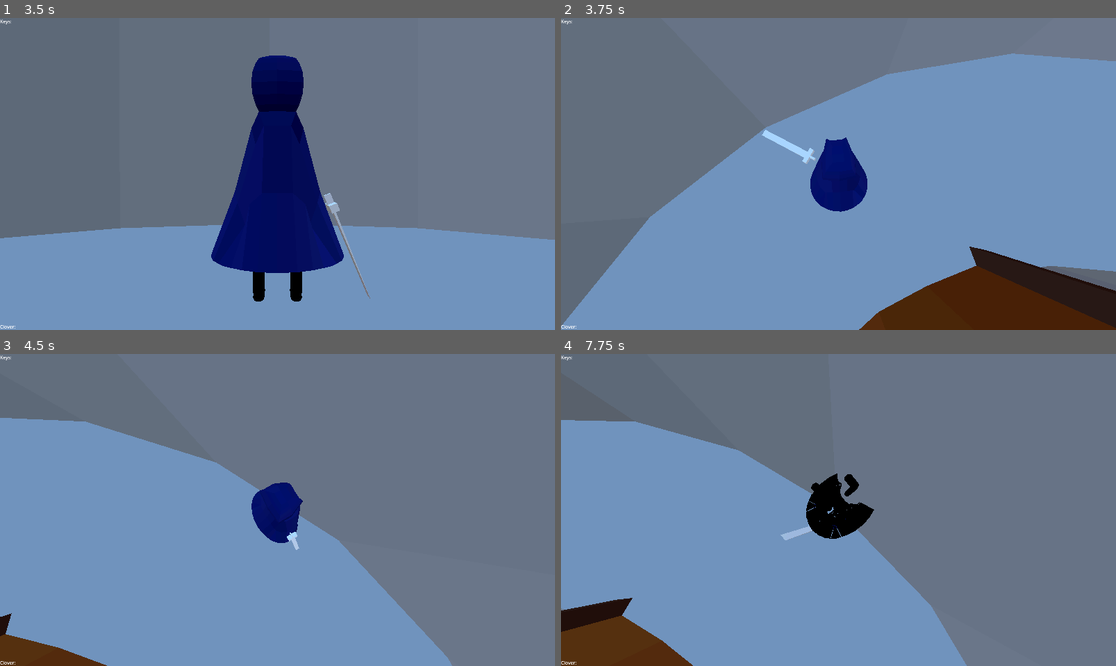
Above: before the commit, frames 1-4 (two rows, left to right).
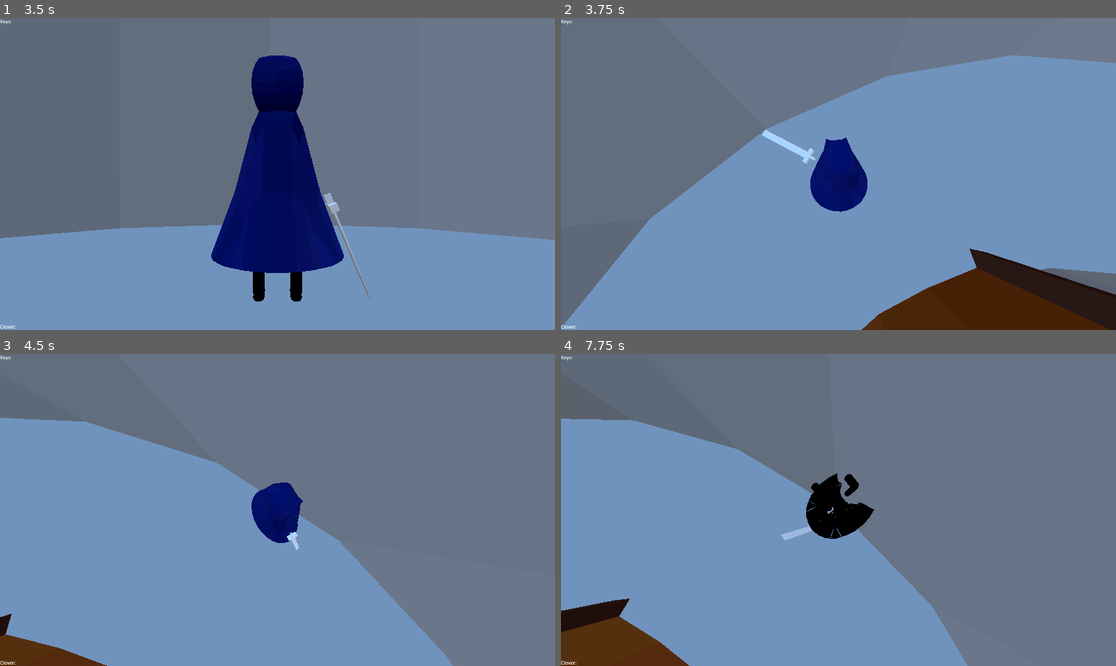
Above: after the commit, the same moments.

Repository: ruapotato/Gravitationally-Challenged
Game: Godot game, scene res://2d_interfaces/Title.tscn
The game is run twice, just before and just after one commit, with the same random seed, the same clock (stepped at 60 frames per second) and the same inputs.
Inputs (mouse positions are in pixels of both pictures, inside the frame that each line leads up to):
- Up to frame 1 (3.5 s): click "Play" at 0.5 s; click "Back" at 1.25 s; click "Play" at 2 s; click "Save 1" at 2.75 s
- Up to frame 2 (3.75 s): tap Enter at 3.5 s; move the mouse to (866, 174) at 3.52 s; press the mouse at (866, 174) at 3.53 s; hold W (up) from 3.53 s (still down)
- Up to frame 3 (4.5 s): keep holding W (up); move the mouse to (249, 510) at 4.27 s; release the mouse at (249, 510) at 4.28 s; tap Mouse wheel up (zoom_in) at 4.35 s
- Up to frame 4 (7.75 s): keep holding W (up); tap Space (reverse) at 5 s; move the mouse to (849, 503) at 5.02 s; hold Mouse wheel down (zoom_out) 5.03-5.78 s; move the mouse to (832, 516) at 5.77 s; click (832, 516) at 5.85 s; move the mouse to (877, 513) at 6.52 s; hold Mouse wheel up (zoom_in) 6.53-7.28 s; tap Enter at 7.25 s; move the mouse to (794, 506) at 7.27 s; tap Mouse wheel down (zoom_out) at 7.35 s

Frame 1 is identical in both runs. In frame 2, 1.3% of the frame differs, in the area x 0-100%, y 11-100%; in frame 3, less than 0.1%; in frame 4, 0.3%.

Commit message:
Add in clover meshes

Diff:
--- a/entities/player.gd
+++ b/entities/player.gd
@@ -8,7 +8,7 @@
 @onready var sword = $mesh/sword
 
 # Movement constants
-const MOVEMENT_FORCE = 200.0
+const MOVEMENT_FORCE = 222.0
 const MAX_VELOCITY = 3.0
 const MAX_FALL_VELOCITY = 50.0
 const FRICTION_FORCE = 5.0
--- a/level_bits/clover.gd
+++ b/level_bits/clover.gd
@@ -20,6 +20,7 @@
 
 # Called every frame. 'delta' is the elapsed time since the previous frame.
 func _process(delta: float) -> void:
+	rotate_y(delta)
 	if visible:
 		if player in get_overlapping_bodies():
 			level_loader.add_clover()
--- a/level_bits/clover.tscn
+++ b/level_bits/clover.tscn
@@ -1,10 +1,9 @@
 [gd_scene load_steps=4 format=3 uid="uid://l8ok6rrbv6vj"]
 
 [ext_resource type="Script" path="res://level_bits/clover.gd" id="1_ibtpk"]
+[ext_resource type="PackedScene" uid="uid://cgsmwvrwxpho4" path="res://import/clover4.glb" id="2_ufc1t"]
 
 [sub_resource type="SphereShape3D" id="SphereShape3D_nfmmm"]
-
-[sub_resource type="PrismMesh" id="PrismMesh_bohsi"]
 
 [node name="clover" type="Area3D"]
 script = ExtResource("1_ibtpk")
@@ -12,5 +11,5 @@
 [node name="CollisionShape3D" type="CollisionShape3D" parent="."]
 shape = SubResource("SphereShape3D_nfmmm")
 
-[node name="MeshInstance3D" type="MeshInstance3D" parent="."]
-mesh = SubResource("PrismMesh_bohsi")
+[node name="clover4" parent="." instance=ExtResource("2_ufc1t")]
+transform = Transform3D(1.83, 0, 0, 0, -5.31093e-08, -1.83, 0, 1.215, -7.99918e-08, 0, 0, 0)
--- a/level_bits/clover_x5.tscn
+++ b/level_bits/clover_x5.tscn
@@ -1,13 +1,10 @@
-[gd_scene load_steps=4 format=3 uid="uid://bfplgtblp33ft"]
+[gd_scene load_steps=5 format=3 uid="uid://bfplgtblp33ft"]
 
 [ext_resource type="Script" path="res://level_bits/clover_x_5.gd" id="1_vmenb"]
+[ext_resource type="PackedScene" uid="uid://c8tbneqvmaa88" path="res://import/clover5.glb" id="2_itaya"]
+[ext_resource type="Material" uid="uid://crvy883wu6c3d" path="res://native/coin.tres" id="3_jp2hv"]
 
 [sub_resource type="SphereShape3D" id="SphereShape3D_tsryg"]
-
-[sub_resource type="CylinderMesh" id="CylinderMesh_1aoai"]
-top_radius = 0.08
-bottom_radius = 0.205
-height = 0.65
 
 [node name="clover_x5" type="Area3D"]
 script = ExtResource("1_vmenb")
@@ -15,5 +12,10 @@
 [node name="CollisionShape3D" type="CollisionShape3D" parent="."]
 shape = SubResource("SphereShape3D_tsryg")
 
-[node name="MeshInstance3D" type="MeshInstance3D" parent="."]
-mesh = SubResource("CylinderMesh_1aoai")
+[node name="clover52" parent="." instance=ExtResource("2_itaya")]
+transform = Transform3D(2, 0, 0, 0, -3.67176e-08, -2, 0, 0.84, -8.74228e-08, 0, 0, 0)
+
+[node name="clover5" parent="clover52" index="0"]
+material_override = ExtResource("3_jp2hv")
+
+[editable path="clover52"]
--- a/level_bits/clover_x_5.gd
+++ b/level_bits/clover_x_5.gd
@@ -20,6 +20,7 @@
 
 # Called every frame. 'delta' is the elapsed time since the previous frame.
 func _process(delta: float) -> void:
+	rotate_y(delta)
 	if visible:
 		if player in get_overlapping_bodies():
 			level_loader.add_clover(5)
--- a/levels/level1.tscn
+++ b/levels/level1.tscn
@@ -3191,7 +3191,7 @@
 transform = Transform3D(1, 0, 0, 0, 1, 0, 0, 0, 1, 3.54065, 0, 0.00240898)
 
 [node name="clover_set_5" type="Node3D" parent="."]
-transform = Transform3D(-4.37114e-08, 0, 1, 0, 1, 0, -1, 0, -4.37114e-08, -5.895, -0.798904, 17.9803)
+transform = Transform3D(-4.37114e-08, 0, 1, 0, 1, 0, -1, 0, -4.37114e-08, -5.895, -0.607289, 17.9803)
 
 [node name="clover" parent="clover_set_5" instance=ExtResource("7_bbc5f")]
 transform = Transform3D(1, 0, 0, 0, 1, 0, 0, 0, 1, -3.45935, 0, 0.00240898)
@@ -3209,7 +3209,7 @@
 transform = Transform3D(1, 0, 0, 0, 1, 0, 0, 0, 1, 3.54065, 0, 0.00240898)
 
 [node name="clover_set_4" type="Node3D" parent="."]
-transform = Transform3D(1, 0, 0, 0, 1, 0, 0, 0, 1, 0, 13.352, 21.3939)
+transform = Transform3D(1, 0, 0, 0, 1, 0, 0, 0, 1, -0.369295, 13.352, 21.3939)
 
 [node name="clover" parent="clover_set_4" instance=ExtResource("7_bbc5f")]
 transform = Transform3D(1, 0, 0, 0, 1, 0, 0, 0, 1, -3.45935, 0, 0.00240898)
@@ -3229,40 +3229,40 @@
 [node name="clover_timer" parent="clover_timer_set" instance=ExtResource("8_cf0u7")]
 
 [node name="clover_x5" parent="clover_timer_set/clover_timer" instance=ExtResource("9_iesfu")]
-transform = Transform3D(1, 0, 0, 0, 1, 0, 0, 0, 1, 0.102126, 0, -2.07666)
+transform = Transform3D(1, 0, 0, 0, 1, 0, 0, 0, 1, 0.102126, 0.332661, -2.07666)
 
 [node name="clover_x6" parent="clover_timer_set/clover_timer" instance=ExtResource("9_iesfu")]
-transform = Transform3D(-4.37114e-08, 0, 1, 0, 1, 0, -1, 0, -4.37114e-08, -8.09788, 0, -4.07666)
+transform = Transform3D(-4.37114e-08, 0, 1, 0, 1, 0, -1, 0, -4.37114e-08, -8.09788, 0.332661, -4.07666)
 
 [node name="clover_x7" parent="clover_timer_set/clover_timer" instance=ExtResource("9_iesfu")]
-transform = Transform3D(-4.37114e-08, 0, 1, 0, 1, 0, -1, 0, -4.37114e-08, -8.09788, 0, -2.07666)
+transform = Transform3D(-4.37114e-08, 0, 1, 0, 1, 0, -1, 0, -4.37114e-08, -8.09788, 0.332661, -2.07666)
 
 [node name="clover_x8" parent="clover_timer_set/clover_timer" instance=ExtResource("9_iesfu")]
-transform = Transform3D(-4.37114e-08, 0, 1, 0, 1, 0, -1, 0, -4.37114e-08, -8.09788, 0, -0.0766592)
+transform = Transform3D(-4.37114e-08, 0, 1, 0, 1, 0, -1, 0, -4.37114e-08, -8.09788, 0.332661, -0.0766592)
 
 [node name="clover_x9" parent="clover_timer_set/clover_timer" instance=ExtResource("9_iesfu")]
-transform = Transform3D(-4.37114e-08, 0, 1, 0, 1, 0, -1, 0, -4.37114e-08, -8.09788, 0, 1.92334)
+transform = Transform3D(-4.37114e-08, 0, 1, 0, 1, 0, -1, 0, -4.37114e-08, -8.09788, 0.332661, 1.92334)
 
 [node name="clover_x10" parent="clover_timer_set/clover_timer" instance=ExtResource("9_iesfu")]
-transform = Transform3D(-4.37114e-08, 0, 1, 0, 1, 0, -1, 0, -4.37114e-08, -10.0979, 0, 1.92334)
+transform = Transform3D(-4.37114e-08, 0, 1, 0, 1, 0, -1, 0, -4.37114e-08, -10.0979, 0.332661, 1.92334)
 
 [node name="clover_x11" parent="clover_timer_set/clover_timer" instance=ExtResource("9_iesfu")]
-transform = Transform3D(-4.37114e-08, 0, 1, 0, 1, 0, -1, 0, -4.37114e-08, -12.0979, 0, 1.92334)
+transform = Transform3D(-4.37114e-08, 0, 1, 0, 1, 0, -1, 0, -4.37114e-08, -12.0979, 0.332661, 1.92334)
 
 [node name="clover_x15" parent="clover_timer_set/clover_timer" instance=ExtResource("9_iesfu")]
-transform = Transform3D(1, 0, 0, 0, 1, 0, 0, 0, 1, -7.89787, 0, -6.07666)
+transform = Transform3D(1, 0, 0, 0, 1, 0, 0, 0, 1, -7.89787, 0.332661, -6.07666)
 
 [node name="clover_x16" parent="clover_timer_set/clover_timer" instance=ExtResource("9_iesfu")]
-transform = Transform3D(1, 0, 0, 0, 1, 0, 0, 0, 1, -5.89787, 0, -6.07666)
+transform = Transform3D(1, 0, 0, 0, 1, 0, 0, 0, 1, -5.89787, 0.332661, -6.07666)
 
 [node name="clover_x17" parent="clover_timer_set/clover_timer" instance=ExtResource("9_iesfu")]
-transform = Transform3D(1, 0, 0, 0, 1, 0, 0, 0, 1, -3.89787, 0, -6.07666)
+transform = Transform3D(1, 0, 0, 0, 1, 0, 0, 0, 1, -3.89787, 0.332661, -6.07666)
 
 [node name="clover_x18" parent="clover_timer_set/clover_timer" instance=ExtResource("9_iesfu")]
-transform = Transform3D(1, 0, 0, 0, 1, 0, 0, 0, 1, -1.89787, 0, -6.07666)
+transform = Transform3D(1, 0, 0, 0, 1, 0, 0, 0, 1, -1.89787, 0.332661, -6.07666)
 
 [node name="clover_x19" parent="clover_timer_set/clover_timer" instance=ExtResource("9_iesfu")]
-transform = Transform3D(1, 0, 0, 0, 1, 0, 0, 0, 1, 0.102125, 0, -6.07666)
+transform = Transform3D(1, 0, 0, 0, 1, 0, 0, 0, 1, 0.102125, 0.332661, -6.07666)
 
 [node name="clover_x20" parent="clover_timer_set/clover_timer" instance=ExtResource("9_iesfu")]
-transform = Transform3D(1, 0, 0, 0, 1, 0, 0, 0, 1, 0.102125, 0, -4.07666)
+transform = Transform3D(1, 0, 0, 0, 1, 0, 0, 0, 1, 0.102125, 0.332661, -4.07666)
--- /dev/null
+++ b/native/coin.tres
@@ -0,0 +1,6 @@
+[gd_resource type="StandardMaterial3D" format=3 uid="uid://crvy883wu6c3d"]
+
+[resource]
+albedo_color = Color(1, 0.838333, 0.03, 1)
+metallic = 1.0
+roughness = 0.0
Not shown, added: blender/QC.blend.import
Not shown, added: blender/clover4.blend.import
Not shown, added: blender/clover5.blend.import
Not shown, added: import/QC.glb.import
Not shown, added: import/clover4.glb.import
Not shown, added: import/clover5.glb.import
